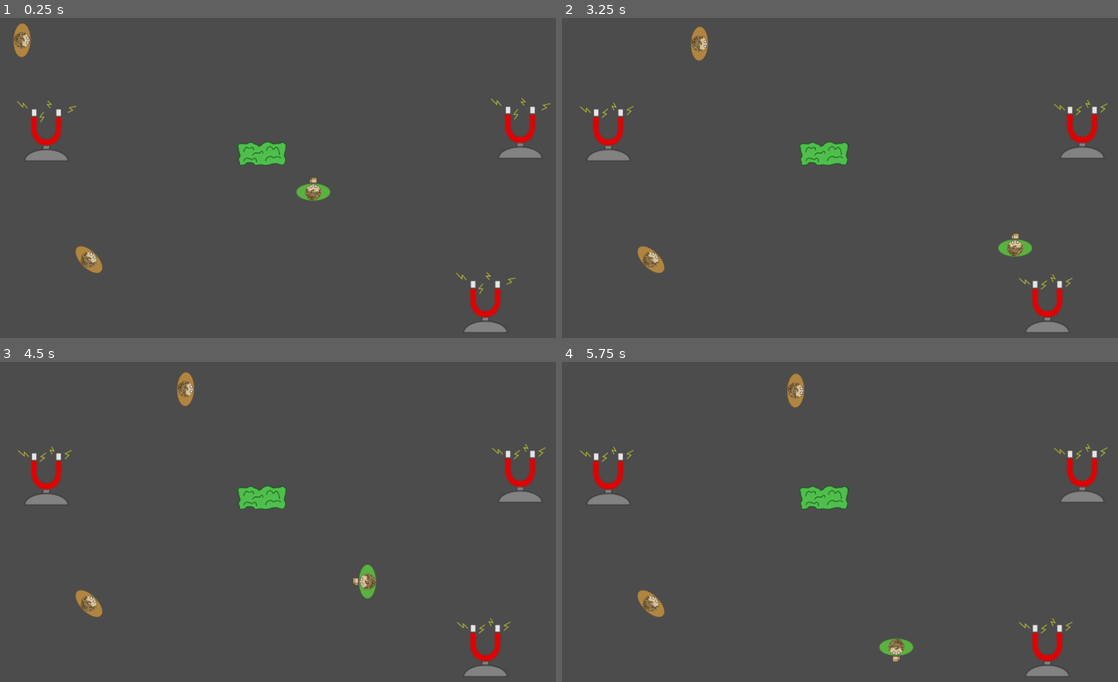
Above: before the commit, frames 1-4 (two rows, left to right).
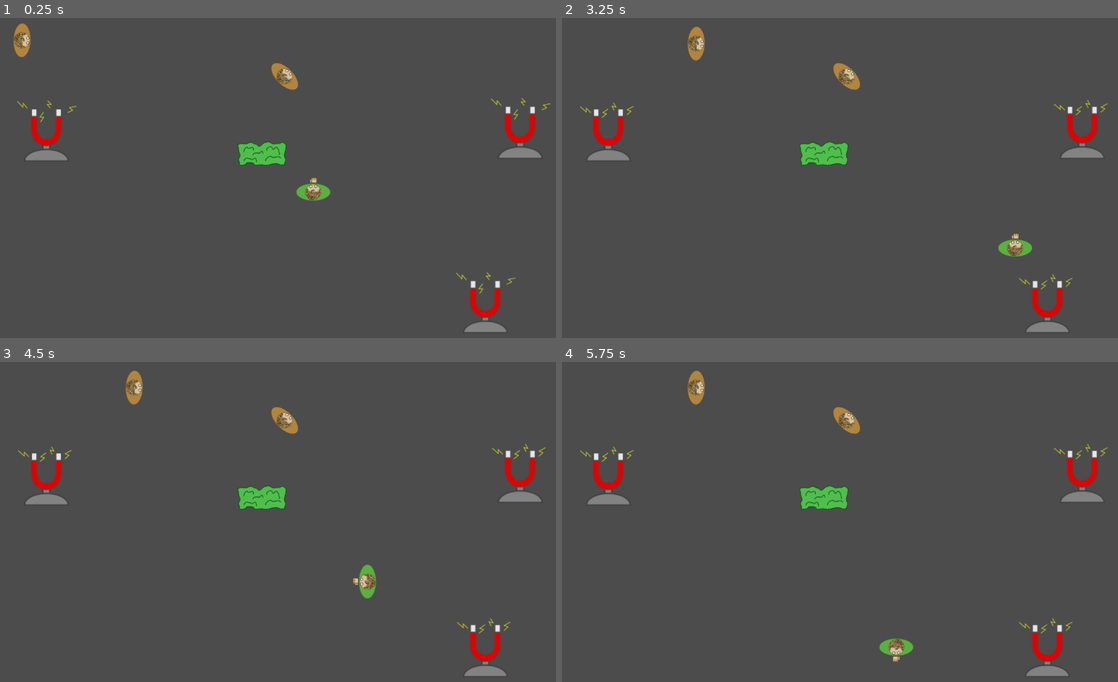
Above: after the commit, the same moments.

Repository: lmbarros/LD40-MetalFear
Game: Godot game, scene res://scenes/mainScene.tscn
The game is run twice, just before and just after one commit, with the same random seed, the same clock (stepped at 60 frames per second) and the same inputs.
Inputs:
- Up to frame 1 (0.25 s): no input
- Up to frame 2 (3.25 s): hold Right (ui_right) 0.53-1.28 s; tap one key every 0.75 s from 0.6 s: Ctrl (attack) E (next_weapon) Page Down (prev_weapon) Ctrl (attack); hold Down (ui_down) 1.28-2.03 s; hold Right (ui_right) 2.03-2.78 s; hold Up (ui_up) from 2.78 s (still down)
- Up to frame 3 (4.5 s): release Up (ui_up) at 3.53 s; hold Left (ui_left) from 3.53 s (still down); tap E (next_weapon) at 3.6 s; tap Page Down (prev_weapon) at 4.35 s
- Up to frame 4 (5.75 s): release Left (ui_left) at 5.03 s; hold Down (ui_down) from 5.03 s (still down); tap Ctrl (attack) at 5.1 s

The runs differ from the first frame. In frame 1, 0.5% of the frame differs, in the area x 13-54%, y 14-80%; in frame 2, 0.7%; in frame 3, 1.1%; in frame 4, 1.1%, in the area x 13-54%, y 2-80%.

Commit message:
Bad guys now see you

Diff:
--- a/src/scenes/foes/henchman.tscn
+++ b/src/scenes/foes/henchman.tscn
@@ -56,7 +56,6 @@
 
 [node name="henchman" type="KinematicBody2D"]
 
-position = Vector2( 412, 284 )
 input_pickable = true
 collision_layer = 1
 collision_mask = 1
@@ -88,3 +87,95 @@
 playback/speed = 1.0
 blend_times = [  ]
 autoplay = ""
+
+[node name="vision" type="Node2D" parent="."]
+
+visible = false
+
+[node name="v1" type="RayCast2D" parent="vision"]
+
+rotation = 2.61799
+enabled = false
+exclude_parent = true
+cast_to = Vector2( 0, 1500 )
+collision_mask = 1
+
+[node name="v2" type="RayCast2D" parent="vision"]
+
+rotation = 2.79253
+enabled = false
+exclude_parent = true
+cast_to = Vector2( 0, 1500 )
+collision_mask = 1
+
+[node name="v3" type="RayCast2D" parent="vision"]
+
+rotation = 2.96706
+enabled = false
+exclude_parent = true
+cast_to = Vector2( 0, 1500 )
+collision_mask = 1
+
+[node name="v4" type="RayCast2D" parent="vision"]
+
+rotation = 3.14159
+enabled = false
+exclude_parent = true
+cast_to = Vector2( 0, 1500 )
+collision_mask = 1
+
+[node name="v5" type="RayCast2D" parent="vision"]
+
+rotation = 3.31613
+enabled = false
+exclude_parent = true
+cast_to = Vector2( 0, 1500 )
+collision_mask = 1
+
+[node name="v6" type="RayCast2D" parent="vision"]
+
+rotation = 3.49066
+enabled = false
+exclude_parent = true
+cast_to = Vector2( 0, 1500 )
+collision_mask = 1
+
+[node name="v7" type="RayCast2D" parent="vision"]
+
+rotation = 3.66519
+enabled = false
+exclude_parent = true
+cast_to = Vector2( 0, 1500 )
+collision_mask = 1
+
+[node name="v8" type="RayCast2D" parent="vision"]
+
+rotation = 2.26893
+enabled = false
+exclude_parent = true
+cast_to = Vector2( 0, 1500 )
+collision_mask = 1
+
+[node name="v9" type="RayCast2D" parent="vision"]
+
+rotation = 4.01426
+enabled = false
+exclude_parent = true
+cast_to = Vector2( 0, 1500 )
+collision_mask = 1
+
+[node name="v10" type="RayCast2D" parent="vision"]
+
+rotation = 3.05433
+enabled = false
+exclude_parent = true
+cast_to = Vector2( 0, 1500 )
+collision_mask = 1
+
+[node name="v11" type="RayCast2D" parent="vision"]
+
+rotation = 3.22886
+enabled = false
+exclude_parent = true
+cast_to = Vector2( 0, 1500 )
+collision_mask = 1
--- a/src/scenes/mainScene.tscn
+++ b/src/scenes/mainScene.tscn
@@ -11,6 +11,7 @@
 
 [node name="henchman1" parent="." instance=ExtResource( 2 )]
 
+editor/display_folded = true
 position = Vector2( 101.266, 78.0844 )
 rotation = 3.14159
 
@@ -44,7 +45,7 @@
 
 [node name="henchman2" parent="." instance=ExtResource( 2 )]
 
-position = Vector2( 250.277, 506.178 )
+position = Vector2( 631.634, 148.938 )
 rotation = 0.785398
 
 [node name="magnet" parent="." instance=ExtResource( 3 )]
--- a/src/scripts/foe.gd
+++ b/src/scripts/foe.gd
@@ -13,6 +13,7 @@
 var patrolTargetPoint = null
 
 func _ready():
+	initVision()
 	patrol = $patrol
 	nextPatrolPoint()
 
@@ -42,6 +43,17 @@
 	if isDying:
 		return
 
+	watch()
+
+	if SectorState.isAlarmRinging:
+		doAttack()
+	else:
+		doPatrol()
+
+func doAttack():
+	print("Attacking!")
+
+func doPatrol():
 	if patrol == null:
 		return
 
@@ -51,3 +63,24 @@
 	var velocity = (patrolTargetPoint - position).normalized() * speed * 0.5
 	move_and_slide(velocity)
 	rotation = velocity.angle() + PI/2
+
+# ------------------------------------------------------------------------------
+# Vision
+# ------------------------------------------------------------------------------
+func initVision():
+	for i in range($vision.get_child_count()):
+		var rayCast = $vision.get_child(i)
+		rayCast.add_exception(self)
+
+func watch():
+	if SectorState.isAlarmRinging:
+		return
+
+	if $vision == null:
+		return
+
+	for i in range($vision.get_child_count()):
+		var rayCast = $vision.get_child(i)
+		rayCast.force_raycast_update()
+		if rayCast.is_colliding() and rayCast.get_collider() == Player:
+			SectorState.isAlarmRinging = true
--- a/src/scripts/sector_state.gd
+++ b/src/scripts/sector_state.gd
@@ -1,11 +1,10 @@
 extends Node
 
+# ------------------------------------------------------------------------------
+# Magnets
+# ------------------------------------------------------------------------------
 var magnets = []
-
-onready var maxSqDist = 1280 * 1280
-
-func reset():
-	magnets = []
+const maxSqDist = 1280 * 1280
 
 func addMagnet(position, strength):
 	magnets.push_back({pos = position, strength = strength})
@@ -20,5 +19,16 @@
 
 		attraction += m.strength * distFactor * (m.pos - pos).normalized()
 
-	print(attraction.length())
 	return attraction
+
+# ------------------------------------------------------------------------------
+# State
+# ------------------------------------------------------------------------------
+var isAlarmRinging = false
+
+# ------------------------------------------------------------------------------
+# General
+# ------------------------------------------------------------------------------
+func reset():
+	magnets = []
+	isAlarmRinging = false
